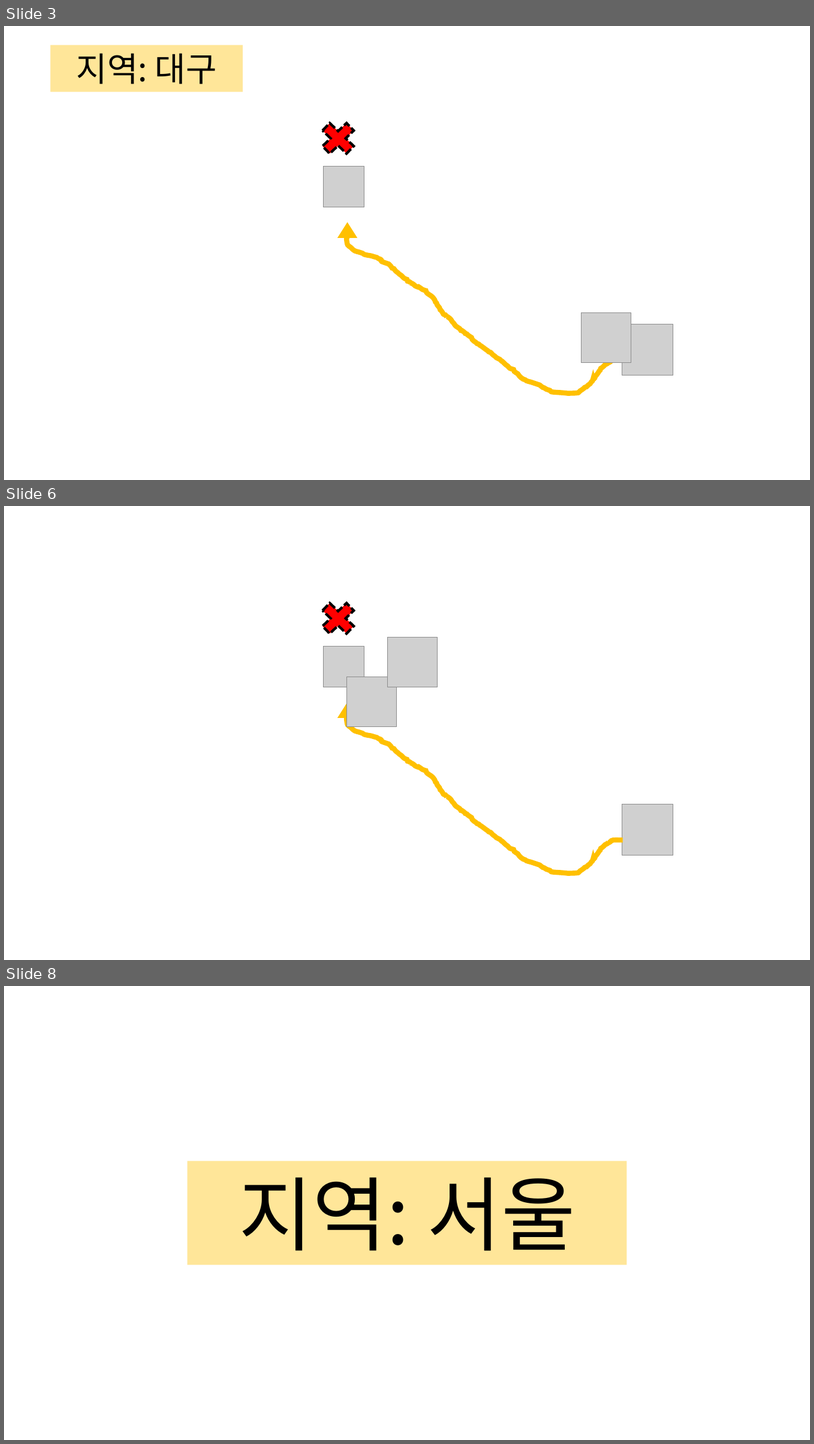
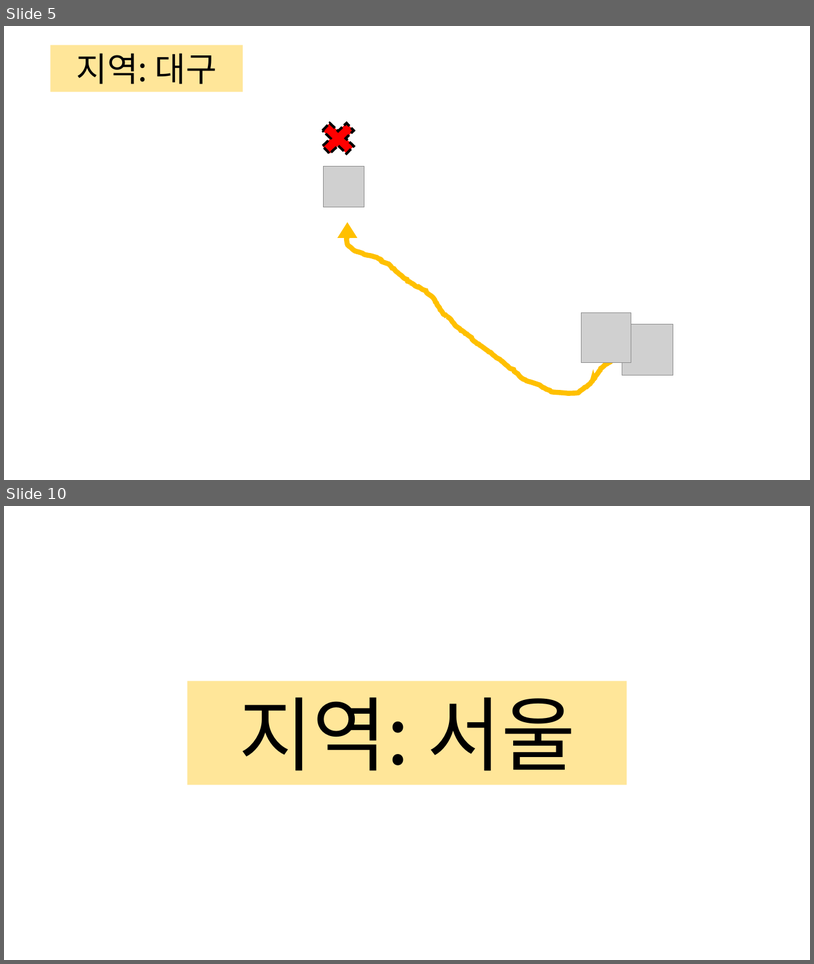
Before and after one commit to kyungsook/covid-19-notification, a slide deck: video.pptx. Shown one above the other, each under a label of ours: slides 3, 6 and 8 before the commit, slides 5 and 10 after it; the slides between them are not shown. The pictures are 814x1444 and 814x964 pixels, drawn with LibreOffice and Linux fonts; fonts in the diff are those of the drawing; grey boxes stand for pictures; background and template pictures are left out. Boxes give left, top, right and bottom in pixels: in the first picture for what was removed or moved away, otherwise in the second. Text is boxed around its words. In the diff, an @@ line names an element or a change of style, - is before the commit and + after.

```diff
--- a/video.pptx
+++ b/video.pptx
@@ slide 6 removed at [4, 506, 810, 960], background picture (left out) @@
@@ cross removed at [315, 596, 362, 640] @@
@@ picture removed at [323, 646, 365, 687] @@
@@ picture removed at [387, 637, 437, 687] @@
@@ picture removed at [347, 676, 396, 726] @@
@@ triangle removed at [339, 703, 357, 717] @@
@@ freeform shape removed at [347, 712, 623, 873] @@
@@ picture removed at [623, 804, 674, 855] @@
@@ what was slide 3 is now slide 5 @@
@@ what was slide 8 is now slide 10 @@
```
Also in this commit, not shown: 2 slides changed, 12 slides added, 6 other slides removed, 4 other files.
